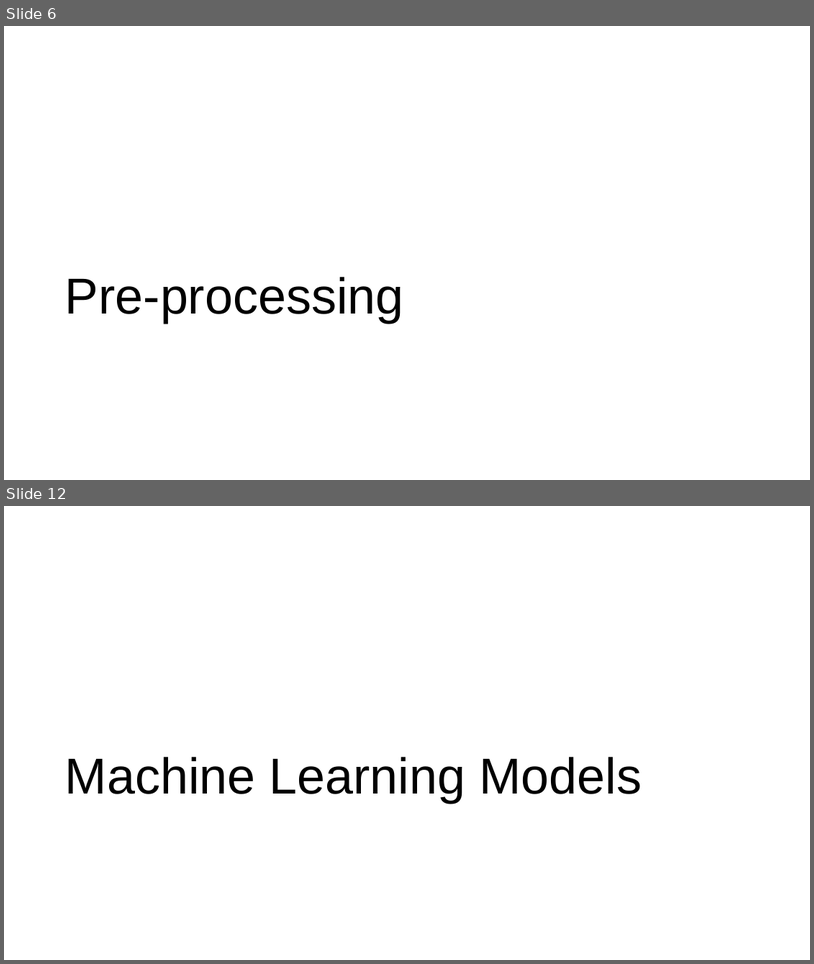
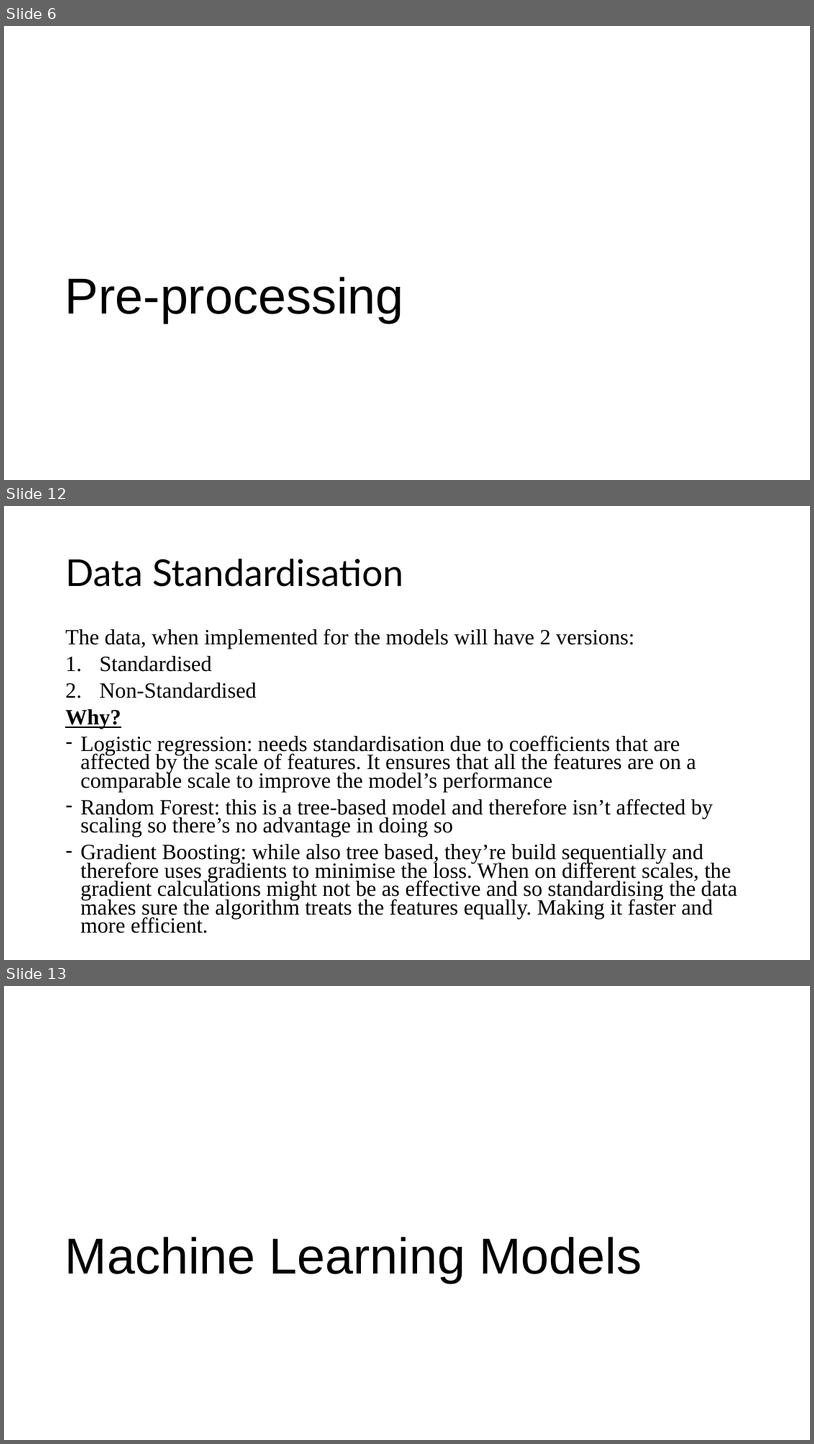
Before and after one commit to TayyebaSadaq/Diabetes-Prediction-using-Machine-Learning-and-Explainable-AI-Techniques, a slide deck: Diabetes Prediction with Machine Learning (ML).pptx. Shown one above the other, each under a label of ours: slides 6 and 12 before the commit, slides 6, 12 and 13 after it; the slides between them are not shown. The pictures are 814x964 and 814x1444 pixels, drawn with LibreOffice and Linux fonts; fonts in the diff are those of the drawing. Boxes give left, top, right and bottom in pixels: in the first picture for what was removed or moved away, otherwise in the second. Text is boxed around its words. In the diff, an @@ line names an element or a change of style, - is before the commit and + after.

Commit message:
working on backend
updated preprocessing to clean data, handle outliers etc. edited model making  after standardising the data (removed for loop and individually coded models

```diff
--- a/Diabetes Prediction with Machine Learning (ML).pptx
+++ b/Diabetes Prediction with Machine Learning (ML).pptx
@@ slide 12 added at (x1=4, y1=506, x2=810, y2=960), background #FFFFFF @@
@@ title added at (x1=65, y1=559, x2=404, y2=587), 44 pt, text #000000 @@
+Data Standardisation
@@ text added at (x1=65, y1=628, x2=738, y2=933), 25.9 pt, text #000000 @@
+The data, when implemented for the models will have 2 versions:
+1. Standardised
+2. Non-Standardised
+Why?
+– Logistic regression: needs standardisation due to coefficients that are affected by the scale of features. It ensures that all the features are on a comparable scale to improve the model’s performance
+– Random Forest: this is a tree-based model and therefore isn’t affected by scaling so there’s no advantage in doing so
+– Gradient Boosting: while also tree based, they’re build sequentially and therefore uses gradients to minimise the loss. When on different scales, the gradient calculations might not be as effective and so standardising the data makes sure the algorithm treats the features equally. Making it faster and more efficient.
@@ what was slide 12 is now slide 13 @@
```
Also in this commit, not shown: 8 slides changed, 6 other slides added, 6 slides removed, 14 other files.
